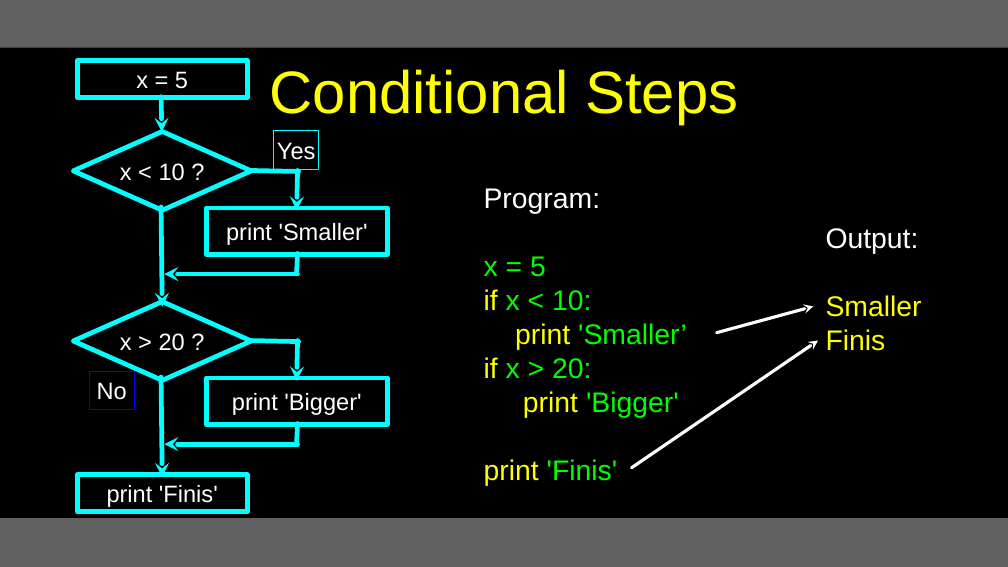
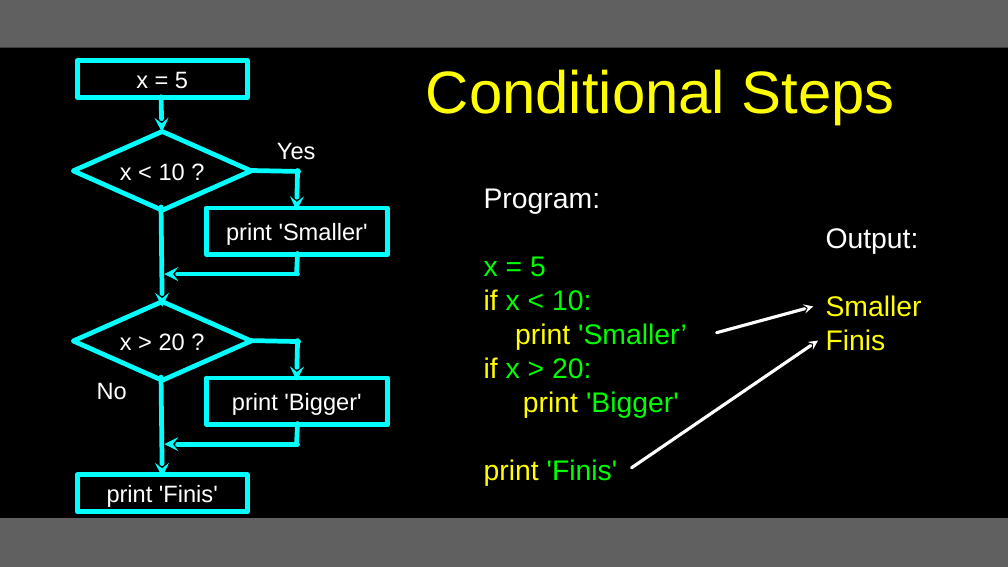
Before and after one commit to csev/py4e, a slide deck: slide 40 of lectures3/Pythonlearn-01-Intro.pptx (slide 41 before the commit). Drawn at 1008x567 pixels with LibreOffice and Linux fonts; fonts in the diff are those of the drawing. Boxes give left, top, right and bottom in pixels: in the first picture for what was removed or moved away, otherwise in the second. Text is boxed around its words. In the diff, an @@ line names an element or a change of style, - is before the commit and + after.

```diff
--- a/lectures3/Pythonlearn-01-Intro.pptx
+++ b/lectures3/Pythonlearn-01-Intro.pptx
@@ title "Conditional Steps" moved from (x1=270, y1=69, x2=738, y2=125) to (x1=426, y1=69, x2=895, y2=125) @@
@@ text "Yes" moved from (x1=274, y1=131, x2=319, y2=170) to (x1=277, y1=142, x2=315, y2=160) @@
@@ text "Yes" at (x1=277, y1=142, x2=315, y2=160): outline #00FFFF 0.75 pt to none @@
@@ text "No" moved from (x1=89, y1=371, x2=134, y2=410) to (x1=97, y1=382, x2=127, y2=400) @@
@@ text "No" at (x1=97, y1=382, x2=127, y2=400): outline #0000FF 0.75 pt to none @@
```
Also in this commit, not shown: 7 other slides changed, 1 slide removed.
